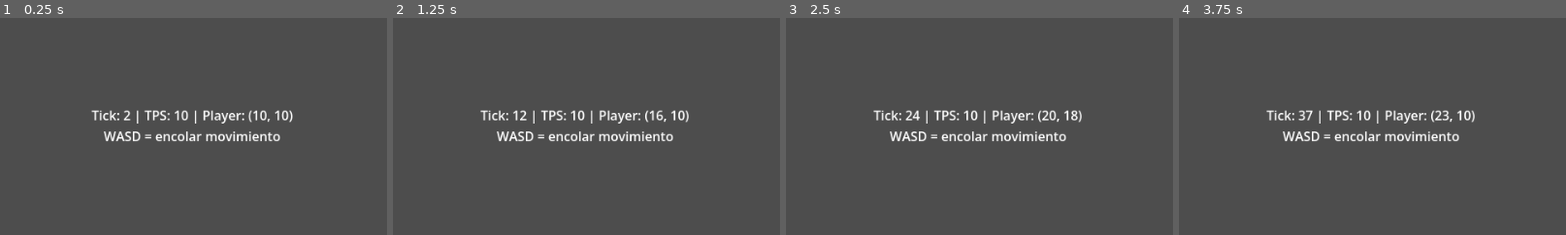
Above: before the commit, frames 1-4 (left to right).
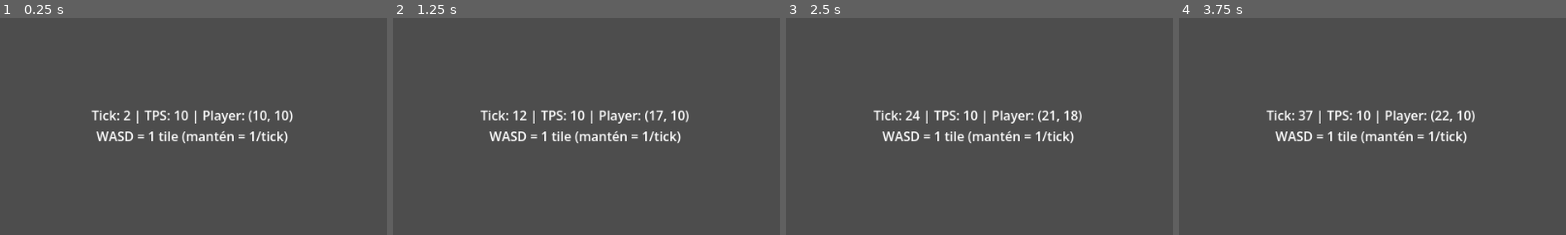
Above: after the commit, the same moments.

Repository: rpglearndev/rpglearn
Game: Godot game, scene res://scenes/debug/tick_debug.tscn
The game is run twice, just before and just after one commit, with the same random seed, the same clock (stepped at 60 frames per second) and the same inputs.
Inputs:
- Up to frame 1 (0.25 s): no input
- Up to frame 2 (1.25 s): tap Enter at 0.5 s; hold D from 0.53 s (still down)
- Up to frame 3 (2.5 s): tap Space at 1.25 s; release D at 1.28 s; hold S 1.28-2.03 s; tap Enter at 2 s; hold D from 2.03 s (still down)
- Up to frame 4 (3.75 s): tap Space at 2.75 s; release D at 2.78 s; hold W 2.78-3.53 s; tap Enter at 3.5 s; hold A from 3.53 s (still down)
The pictures show only the part of the screen within x 25-75%, y 19-69%; the shares and areas given below are measured in that part.

The runs differ from the first frame. In frame 1, 1.3% of the frame differs, in the area x 24-75%, y 52-59%; in frame 2, 1.4%, in the area x 24-75%, y 42-59%; in frame 3, 1.4%; in frame 4, 1.4%.

Commit message:
feat(client): US-011 manual tick input (WASD hold, clear queue, joystick stub)
Co-authored-by: Cursor <cursoragent@cursor.com>

Diff:
--- a/client/godot/scenes/debug/tick_debug.gd
+++ b/client/godot/scenes/debug/tick_debug.gd
@@ -1,19 +1,20 @@
 extends Control
-## Escena debug US-010: muestra tick index y posición (sin depender de delta en lógica).
+## Escena debug: tick + input manual (US-010 + US-011).
 
 const _TickWorld := preload("res://scripts/core/tick_world.gd")
 const _TickWorldRunner := preload("res://scripts/core/tick_world_runner.gd")
-const _GameAction := preload("res://scripts/core/game_action.gd")
+const _ManualTickInput := preload("res://scripts/input/manual_tick_input.gd")
 
 var world = null
 var _runner = null
-var _held_dir: Vector2i = Vector2i.ZERO
+var _manual_input = null
 
 @onready var _label: Label = $VBox/InfoLabel
 
 
 func _ready() -> void:
 	world = _TickWorld.new()
+	_manual_input = _ManualTickInput.new()
 	world.set_entity_position(&"player", Vector2i(10, 10))
 	world.tick_processed.connect(_on_tick_processed)
 	_runner = _TickWorldRunner.new()
@@ -23,14 +24,13 @@
 
 
 func _on_tick_processed(_tick_index: int) -> void:
-	if _held_dir != Vector2i.ZERO:
-		world.enqueue_action(_GameAction.move(&"player", _held_dir))
+	_manual_input.on_tick_processed(world, &"player")
 	_refresh()
 
 
 func _refresh() -> void:
 	var pos: Vector2i = world.get_entity_position(&"player")
-	_label.text = "Tick: %d | TPS: %d | Player: (%d, %d)\nWASD = encolar movimiento" % [
+	_label.text = "Tick: %d | TPS: %d | Player: (%d, %d)\nWASD = 1 tile (mantén = 1/tick)" % [
 		world.tick_index,
 		world.ticks_per_second,
 		pos.x,
@@ -39,25 +39,5 @@
 
 
 func _unhandled_key_input(event: InputEvent) -> void:
-	if not event is InputEventKey or event.echo:
-		return
-	var dir: Vector2i = Vector2i.ZERO
-	match event.keycode:
-		KEY_W, KEY_UP:
-			dir = Vector2i.UP
-		KEY_S, KEY_DOWN:
-			dir = Vector2i.DOWN
-		KEY_A, KEY_LEFT:
-			dir = Vector2i.LEFT
-		KEY_D, KEY_RIGHT:
-			dir = Vector2i.RIGHT
-		_:
-			return
-	if dir == Vector2i.ZERO:
-		return
-	if event.pressed:
-		_held_dir = dir
-	else:
-		if _held_dir == dir:
-			_held_dir = Vector2i.ZERO
-	get_viewport().set_input_as_handled()
+	if _manual_input.handle_key_event(world, &"player", event):
+		get_viewport().set_input_as_handled()
--- a/client/godot/scripts/core/tick_world.gd
+++ b/client/godot/scripts/core/tick_world.gd
@@ -46,6 +46,11 @@
 	return _action_queue.size()
 
 
+func clear_action_queue() -> void:
+	## Vacía la cola (p. ej. input manual con prioridad sobre script/bot).
+	_action_queue.clear()
+
+
 func step() -> void:
 	tick_index += 1
 	if _action_queue.is_empty():
--- /dev/null
+++ b/client/godot/scripts/input/manual_tick_input.gd
@@ -0,0 +1,55 @@
+extends RefCounted
+## Input manual por tick: WASD/flechas, mantener tecla = 1 movimiento por tick.
+## Prioridad manual: al pulsar tecla se vacía la cola del TickWorld (anula bot/script).
+
+const _GameAction := preload("res://scripts/core/game_action.gd")
+
+var _keyboard_held: Vector2i = Vector2i.ZERO
+
+## Stub joystick móvil: cardinal normalizado por UI; si no es ZERO tiene prioridad tras teclado.
+var joystick_cardinal: Vector2i = Vector2i.ZERO
+
+
+func effective_direction() -> Vector2i:
+	if _keyboard_held != Vector2i.ZERO:
+		return _keyboard_held
+	return joystick_cardinal
+
+
+func handle_key_event(world, entity_id: StringName, event: InputEvent) -> bool:
+	if not event is InputEventKey:
+		return false
+	var key_event := event as InputEventKey
+	if key_event.echo:
+		return false
+	var dir := _keycode_to_direction(key_event.keycode)
+	if dir == Vector2i.ZERO:
+		return false
+	if key_event.pressed:
+		_keyboard_held = dir
+		world.clear_action_queue()
+		world.enqueue_action(_GameAction.move(entity_id, dir))
+	else:
+		if _keyboard_held == dir:
+			_keyboard_held = Vector2i.ZERO
+			world.clear_action_queue()
+	return true
+
+
+func on_tick_processed(world, entity_id: StringName) -> void:
+	var dir := effective_direction()
+	if dir != Vector2i.ZERO:
+		world.enqueue_action(_GameAction.move(entity_id, dir))
+
+
+static func _keycode_to_direction(keycode: int) -> Vector2i:
+	match keycode:
+		KEY_W, KEY_UP:
+			return Vector2i.UP
+		KEY_S, KEY_DOWN:
+			return Vector2i.DOWN
+		KEY_A, KEY_LEFT:
+			return Vector2i.LEFT
+		KEY_D, KEY_RIGHT:
+			return Vector2i.RIGHT
+	return Vector2i.ZERO
--- a/client/godot/tests/run_tests.gd
+++ b/client/godot/tests/run_tests.gd
@@ -3,16 +3,24 @@
 
 
 func _initialize() -> void:
-	var suite_script: GDScript = preload("res://tests/unit/test_tick_world.gd")
+	var total_failures := 0
+	total_failures += _run_suite("res://tests/unit/test_tick_world.gd", "TickWorld")
+	total_failures += _run_suite("res://tests/unit/test_manual_tick_input.gd", "ManualTickInput")
+	if total_failures > 0:
+		push_error("%d test assertion(s) failed (all suites)" % total_failures)
+		quit(1)
+	else:
+		print("All tests passed (TickWorld + ManualTickInput).")
+		quit(0)
+
+
+func _run_suite(path: String, name: String) -> int:
+	var suite_script: GDScript = load(path) as GDScript
 	if suite_script == null:
-		push_error("Failed to load test suite")
-		quit(1)
-		return
+		push_error("Failed to load suite: %s" % path)
+		return 1
 	var suite = suite_script.new()
 	var failures: int = suite.run()
 	if failures > 0:
-		push_error("%d test assertion(s) failed" % failures)
-		quit(1)
-	else:
-		print("All TickWorld tests passed.")
-		quit(0)
+		push_error("%s: %d failure(s)" % [name, failures])
+	return failures
--- /dev/null
+++ b/client/godot/tests/unit/test_manual_tick_input.gd
@@ -0,0 +1,77 @@
+extends RefCounted
+## Tests ManualTickInput + clear_queue (US-011).
+
+const TickWorld := preload("res://scripts/core/tick_world.gd")
+const GameAction := preload("res://scripts/core/game_action.gd")
+const ManualTickInput := preload("res://scripts/input/manual_tick_input.gd")
+
+var _failures: int = 0
+
+
+func run() -> int:
+	_test_key_press_clears_bot_queue_and_moves()
+	_test_hold_one_tile_per_tick()
+	_test_joystick_stub_when_no_keyboard_hold()
+	return _failures
+
+
+func _assert_eq(actual, expected, message: String) -> void:
+	if actual != expected:
+		push_error("FAIL: %s (expected %s, got %s)" % [message, expected, actual])
+		_failures += 1
+
+
+func _key(code: int, pressed: bool) -> InputEventKey:
+	var e := InputEventKey.new()
+	e.keycode = code
+	e.physical_keycode = code
+	e.pressed = pressed
+	e.echo = false
+	return e
+
+
+func _test_key_press_clears_bot_queue_and_moves() -> void:
+	var world := TickWorld.new()
+	world.set_entity_position(&"player", Vector2i(5, 5))
+	world.enqueue_action(GameAction.move(&"player", Vector2i.RIGHT))
+	world.enqueue_action(GameAction.move(&"player", Vector2i.RIGHT))
+	var manual := ManualTickInput.new()
+	var ate := manual.handle_key_event(world, &"player", _key(KEY_W, true))
+	_assert_eq(ate, true, "W consumed")
+	_assert_eq(world.pending_action_count(), 1, "bot queue cleared; one manual move")
+	world.step()
+	_assert_eq(world.get_entity_position(&"player"), Vector2i(5, 4), "moved north one tile")
+
+
+func _test_hold_one_tile_per_tick() -> void:
+	var world := TickWorld.new()
+	world.set_entity_position(&"player", Vector2i(10, 10))
+	var manual := ManualTickInput.new()
+	_assert_eq(manual.handle_key_event(world, &"player", _key(KEY_D, true)), true, "D down")
+	_simulate_tick(world, manual)
+	_assert_eq(world.get_entity_position(&"player"), Vector2i(11, 10), "first tick")
+	_simulate_tick(world, manual)
+	_assert_eq(world.get_entity_position(&"player"), Vector2i(12, 10), "hold tick 2")
+	_simulate_tick(world, manual)
+	_assert_eq(world.get_entity_position(&"player"), Vector2i(13, 10), "hold tick 3")
+	_assert_eq(manual.handle_key_event(world, &"player", _key(KEY_D, false)), true, "D up")
+	_simulate_tick(world, manual)
+	_assert_eq(world.get_entity_position(&"player"), Vector2i(13, 10), "no move after release")
+
+
+func _simulate_tick(world, manual) -> void:
+	world.step()
+	manual.on_tick_processed(world, &"player")
+
+
+func _test_joystick_stub_when_no_keyboard_hold() -> void:
+	var world := TickWorld.new()
+	world.set_entity_position(&"player", Vector2i(0, 0))
+	var manual := ManualTickInput.new()
+	manual.joystick_cardinal = Vector2i.DOWN
+	_simulate_tick(world, manual)
+	_assert_eq(world.get_entity_position(&"player"), Vector2i(0, 0), "joystick: first tick only fills queue")
+	_simulate_tick(world, manual)
+	_assert_eq(world.get_entity_position(&"player"), Vector2i(0, 1), "joystick down")
+	_simulate_tick(world, manual)
+	_assert_eq(world.get_entity_position(&"player"), Vector2i(0, 2), "joystick continued")
--- a/client/godot/tests/unit/test_tick_world.gd
+++ b/client/godot/tests/unit/test_tick_world.gd
@@ -16,6 +16,7 @@
 	_test_deterministic_replay()
 	_test_empty_tick_advances_index_without_move()
 	_test_one_major_action_per_tick()
+	_test_clear_action_queue()
 	return _failures
 
 
@@ -101,3 +102,13 @@
 	world.step()
 	_assert_eq(world.get_entity_position(&"player"), Vector2i(2, 0), "second action in tick 2")
 	_assert_eq(world.pending_action_count(), 0, "queue drained")
+
+
+func _test_clear_action_queue() -> void:
+	var world := TickWorld.new()
+	world.enqueue_action(GameAction.move(&"player", Vector2i.RIGHT))
+	world.enqueue_action(GameAction.move(&"player", Vector2i.RIGHT))
+	world.clear_action_queue()
+	_assert_eq(world.pending_action_count(), 0, "queue empty after clear")
+	world.step()
+	_assert_eq(world.get_entity_position(&"player"), Vector2i(0, 0), "no move after clear")
Not shown, added: .cursor/pipeline/US-011/00-brief.md
Not shown, added: .cursor/pipeline/US-011/01-implement.md
Not shown, added: .cursor/pipeline/US-011/02-review.md
Not shown, added: .cursor/pipeline/US-011/03-refactor.md
Not shown, added: .cursor/pipeline/US-011/04-e2e.md
Not shown, changed: .cursor/skills/us-e2e/SKILL.md
Not shown, changed: client/godot/README.md
